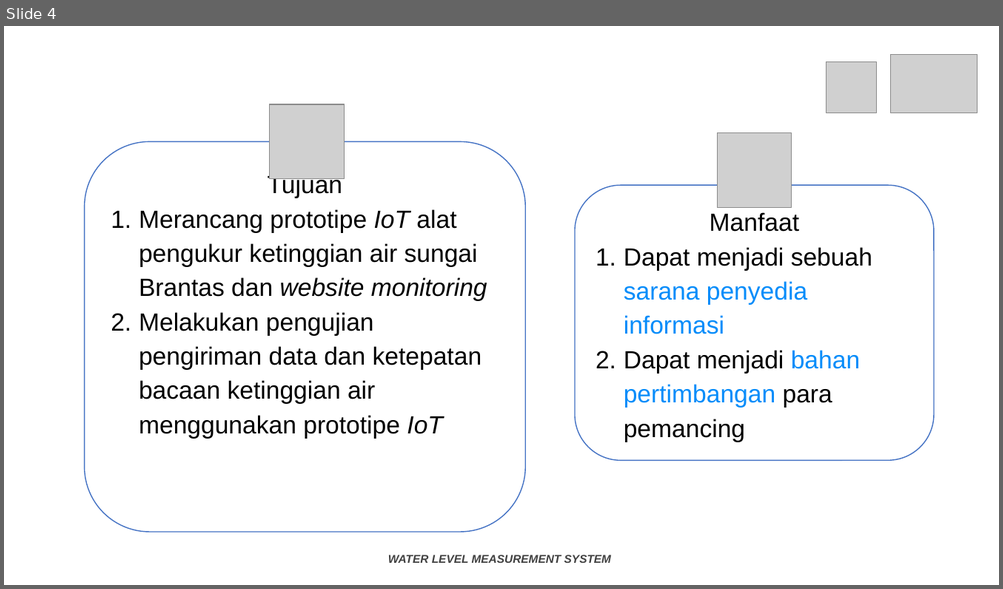
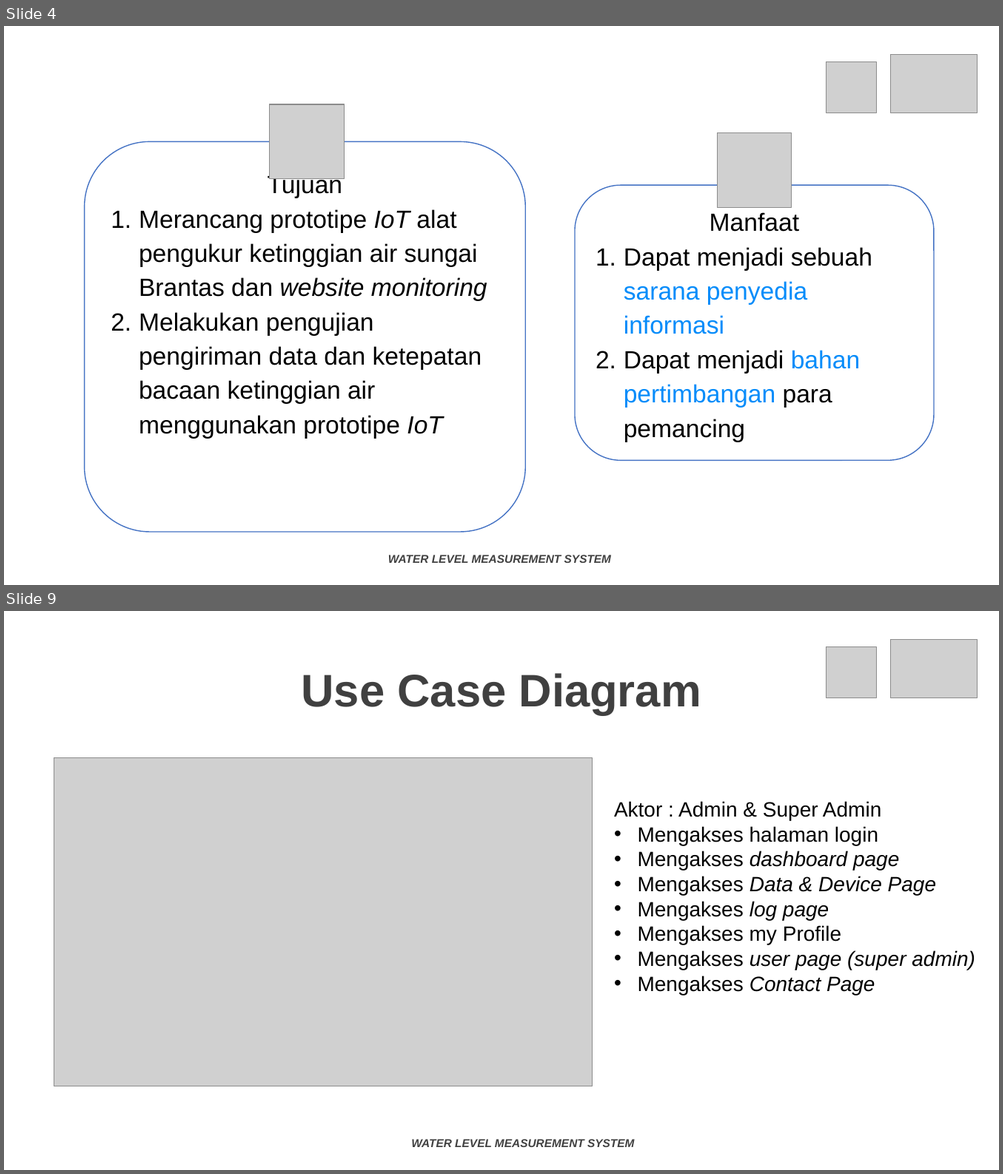
Before and after one commit to anandaricky01/tugas-akhir-doc, a slide deck: Tugas Akhir.pptx. Shown one above the other, each under a label of ours: slide 4 before the commit, slides 4 and 9 after it; the slides between them are not shown. The pictures are 1003x589 and 1003x1174 pixels, drawn with LibreOffice and Linux fonts; fonts in the diff are those of the drawing; grey boxes stand for pictures; background and template pictures are left out. Boxes give left, top, right and bottom in pixels: in the first picture for what was removed or moved away, otherwise in the second. Text is boxed around its words. In the diff, an @@ line names an element or a change of style, - is before the commit and + after.

```diff
--- a/Tugas Akhir.pptx
+++ b/Tugas Akhir.pptx
@@ slide 9 added at [4, 611, 999, 1170], background picture (left out) @@
@@ picture added at [825, 647, 876, 698] @@
@@ picture added at [891, 639, 978, 698] @@
@@ text added at [301, 673, 701, 715], 44 pt, text #404040, bold @@
+Use Case Diagram
@@ picture added at [54, 758, 592, 1086] @@
@@ text added at [614, 801, 975, 995], 20 pt, text #000000 @@
+Aktor : Admin & Super Admin
+• Mengakses halaman login
+• Mengakses dashboard page
+• Mengakses Data & Device Page
+• Mengakses log page
+• Mengakses my Profile
+• Mengakses user page (super admin)
+• Mengakses Contact Page
@@ text added at [411, 1139, 634, 1147], 11 pt, text #404040, bold, italic @@
+WATER LEVEL MEASUREMENT SYSTEM
```
Also in this commit, not shown: 3 slides changed, 8 other slides added, 1 slide removed, 5 other files.
